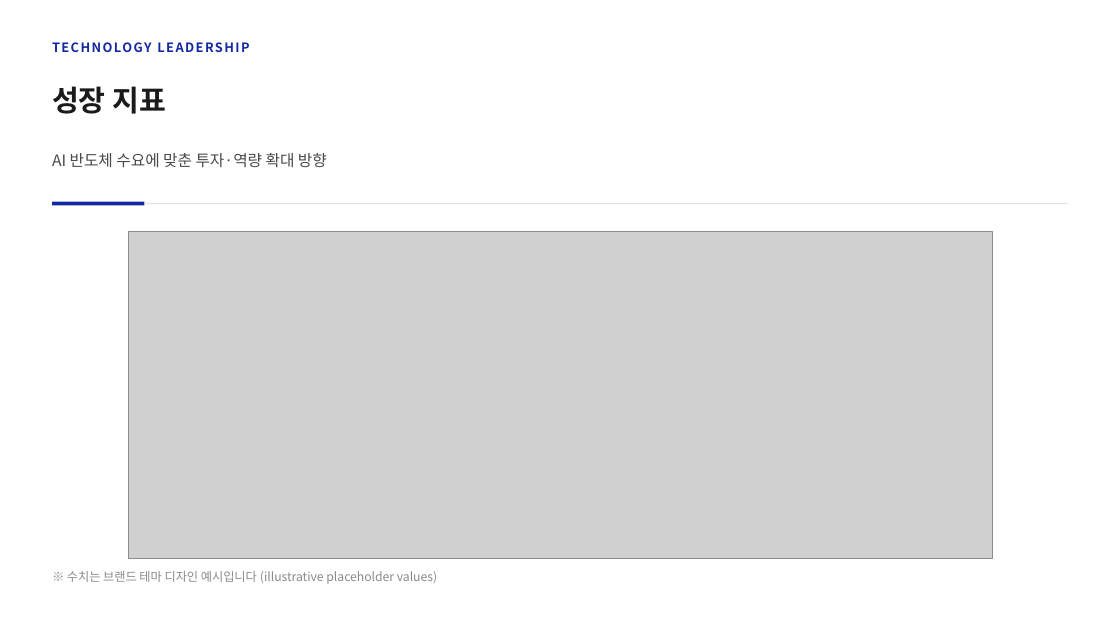
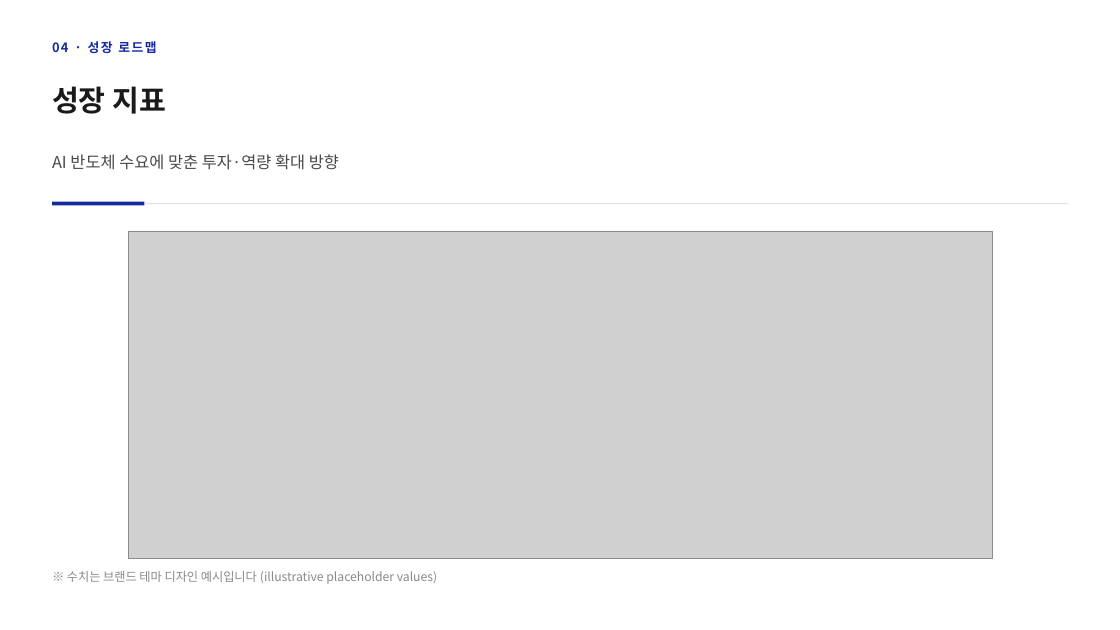
Before and after one commit to sylvanus4/kr-brand-decks, a slide deck: slide 10 of skills/deck-samsung-semi/examples/samsung-semi-6p.pptx (slide 5 before the commit). Drawn at 1120x630 pixels with LibreOffice and Linux fonts; fonts in the diff are those of the drawing; grey boxes stand for pictures. Boxes give left, top, right and bottom in pixels: in the first picture for what was removed or moved away, otherwise in the second. Text is boxed around its words. In the diff, an @@ line names an element or a change of style, - is before the commit and + after.

```diff
--- a/skills/deck-samsung-semi/examples/samsung-semi-6p.pptx
+++ b/skills/deck-samsung-semi/examples/samsung-semi-6p.pptx
@@ text at (52,41,156,53): text changed @@
-TECHNOLOGY LEADERSHIP
+04 · 성장 로드맵
@@ text "AI 반도체 수요에 맞춘 투자·역량 ..." at (52,154,339,170): size 13.5 to 14 pt @@
```
Also in this commit, not shown: 3 other slides changed, 5 slides added, 14 other files.
